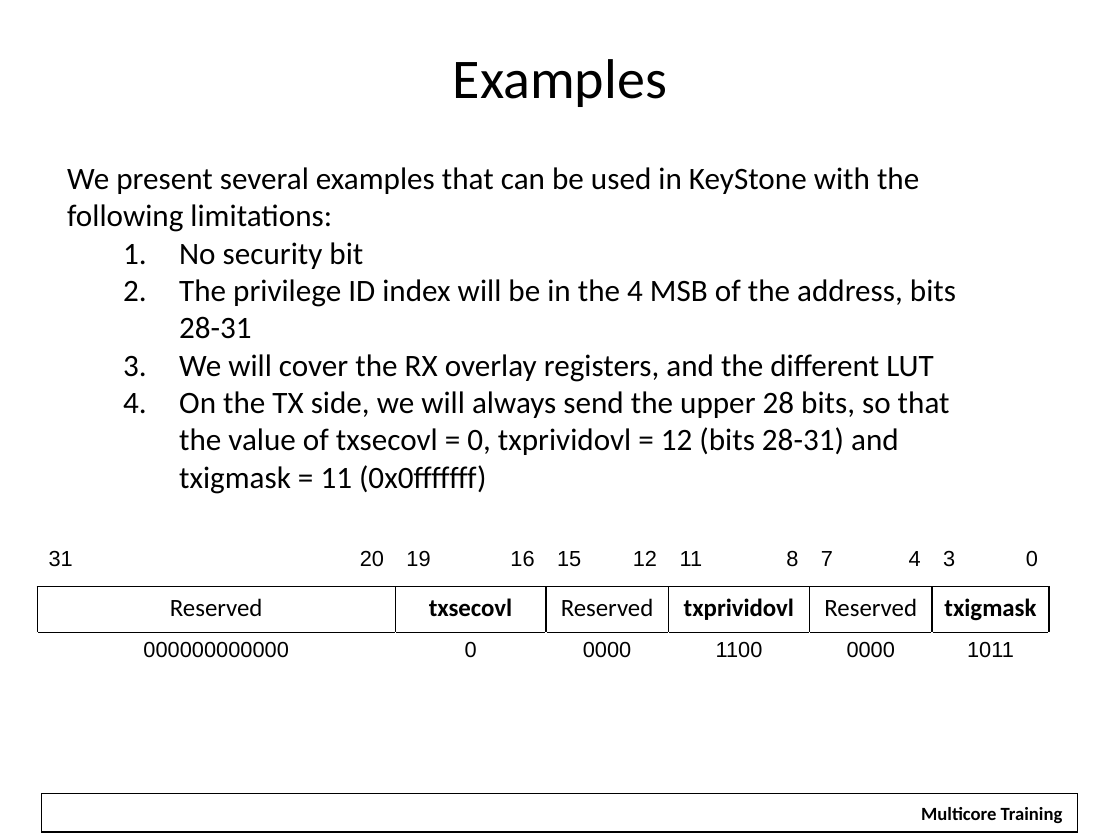
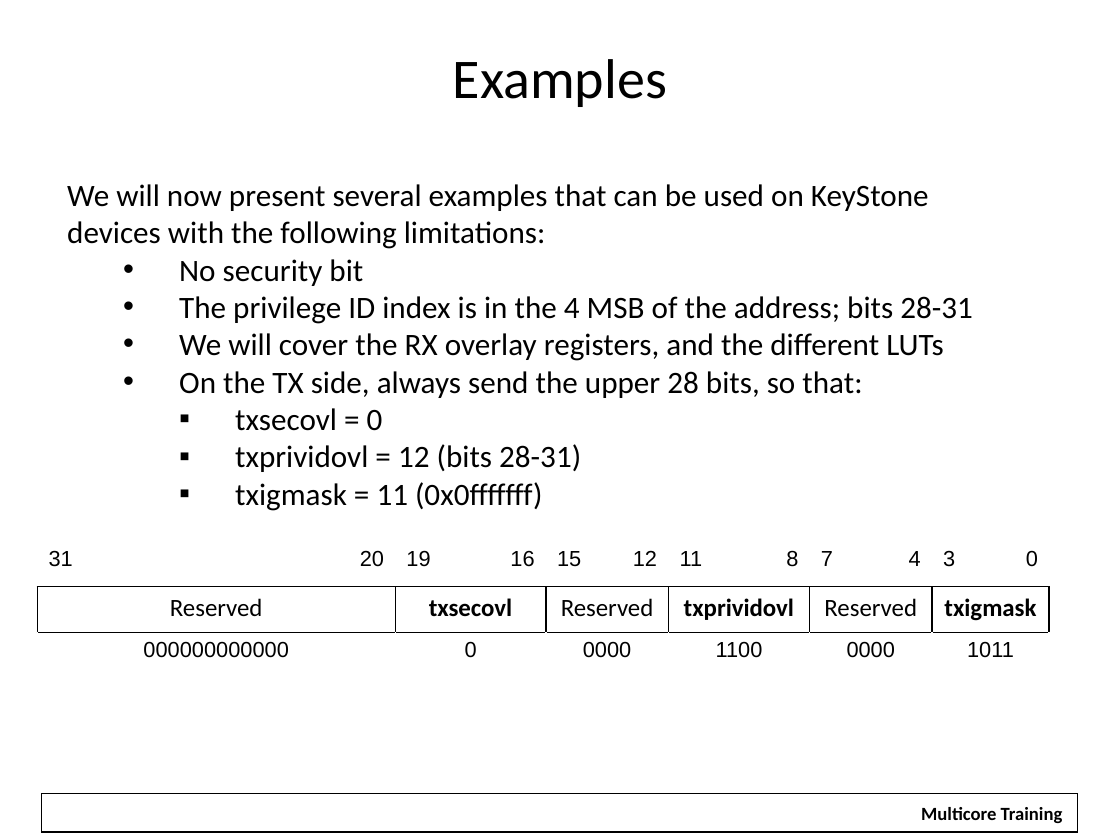
Before and after one commit to hari1989/keystone-workshop, a slide deck: slide 29 of preliminary/Working/presentations/Intro to Hyperlink.pptx (slide 28 before the commit). Drawn at 1120x840 pixels with LibreOffice and Linux fonts; fonts in the diff are those of the drawing; background and template pictures are left out. Boxes give left, top, right and bottom in pixels: in the first picture for what was removed or moved away, otherwise in the second. Text is boxed around its words. In the diff, an @@ line names an element or a change of style, - is before the commit and + after.

```diff
--- a/preliminary/Working/presentations/Intro to Hyperlink.pptx
+++ b/preliminary/Working/presentations/Intro to Hyperlink.pptx
@@ text "We will now present several ...": place and size @@
-text "We will now present several ..." at (67,167,956,494)
+text "We will now present several ..." at (67,184,973,511)
@@ text at (67,184,929,249): text changed @@
-We present several examples that can be used in KeyStone with the following limitations:
+We will now present several examples that can be used on KeyStone devices with the following limitations:
@@ text at (179,259,363,286): bullet 1. to • @@
@@ text at (179,296,973,511): text changed @@
-  2. The privilege ID index will be in the 4 MSB of the address, bits 28-31
-  3. We will cover the RX overlay registers, and the different LUT
-  4. On the TX side, we will always send the upper 28 bits, so that the value of txsecovl = 0, txprividovl = 12 (bits 28-31) and txigmask = 11 (0x0fffffff)
+  • The privilege ID index is in the 4 MSB of the address; bits 28-31
+  • We will cover the RX overlay registers, and the different LUTs
+  • On the TX side, always send the upper 28 bits, so that:
+    ▪ txsecovl = 0
+    ▪ txprividovl = 12 (bits 28-31)
+    ▪ txigmask = 11 (0x0fffffff)
```
Also in this commit, not shown: 41 other slides changed, 1 slide added.
